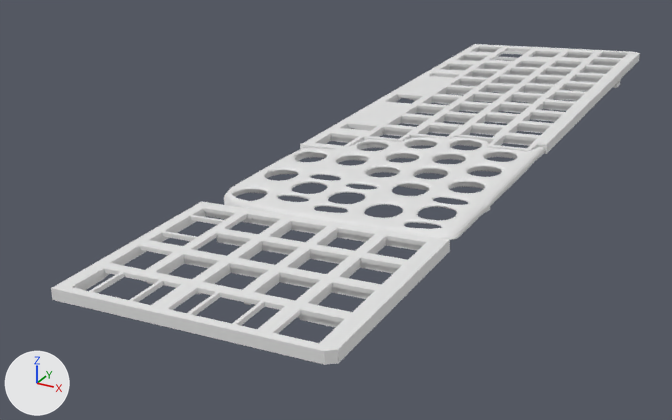
Renders of the Blender file v3/v3.blend from each side of a commit.
Before and after are seen from a 50 mm lens placed at (102.0, -448.0, 151.0), pointed at (-73.0, -130.0, -8.0). The lights are fixed; the arrows at lower left show +X, +Y and +Z.

The older version as bpy lines, for what is in view:
```python
me_plane_013 = bpy.data.meshes.new('Plane.013')
me_plane_013.from_pydata(...)  # 372 vertices, 377 faces; spans x 0.0..98.3, y -76.5..0.0, z 0.0..10.9
me_plane_014 = bpy.data.meshes.new('Plane.014')
me_plane_014.from_pydata(...)  # 1063 vertices, 1005 faces, 11 loose edges; spans x -93.0..5.0, y -169.0..38.0, z -6.0..11.0
me_plane_016 = bpy.data.meshes.new('Plane.016')
me_plane_016.from_pydata(...)  # 443 vertices, 434 faces; spans x -41.6..56.7, y -45.5..57.5, z -4.0..6.9
ob_numpad = bpy.data.objects.new('numpad', me_plane_013)
ob_numpad.location = (-93.9, -194.9, 11.5)
ob_plate_left__rotated_5_degrees = bpy.data.objects.new('plate left (ROTATED 5 degrees)', me_plane_014)
ob_plate_left__rotated_5_degrees.location = (-0.4, 45.5, 11.5)
ob_plate_right = bpy.data.objects.new('plate right', me_plane_016)
ob_plate_right.location = (-52.3, -149.3, 15.5)
_m = ob_plate_right.modifiers.new('Subdivision', 'SUBSURF')
_m.levels = 0
```
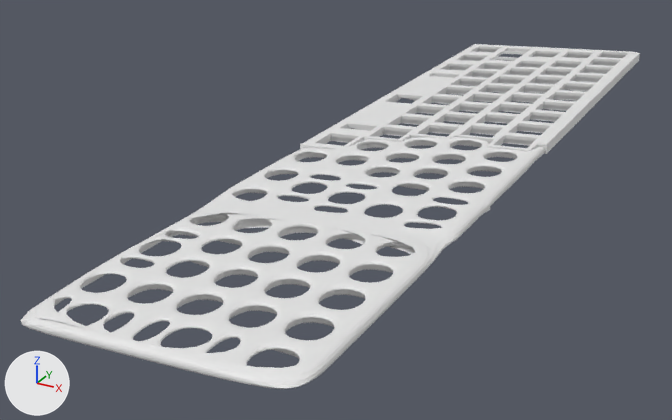
Pixel boxes [x1, y1, x2, y2] of what changed, in the pictures (672 x 420 px):
'plate right', reshaped (63% wider, 143% taller)
    before: [224, 137, 545, 240]
    after: [21, 137, 545, 389]
'numpad', deleted
    before: [51, 201, 450, 365]
part 1 of me_plane_016, added
    after: [21, 210, 443, 389]

Edits to the bpy script that builds the scene:
```text
Change me_plane_016:
    used by ob_plate_right; location = (-52.3, -149.3, 15.5)
    remove me_plane_016.from_pydata(...)  # 443 vertices, 434 faces; spans x -41.6..56.7, y -45.5..57.5, z -4.0..6.9
    add me_plane_016.from_pydata(...)  # 885 vertices, 888 faces; spans x -41.6..56.7, y -140.3..57.5, z -4.0..6.9
    me_plane_016 part 1: 442 vertices added at x -41.6..56.7, y -140.3..-48.9, z -4.0..6.9
Remove ob_numpad:
    ob_numpad = bpy.data.objects.new('numpad', me_plane_013)
    ob_numpad.location = (-93.9, -194.9, 11.5)
```
